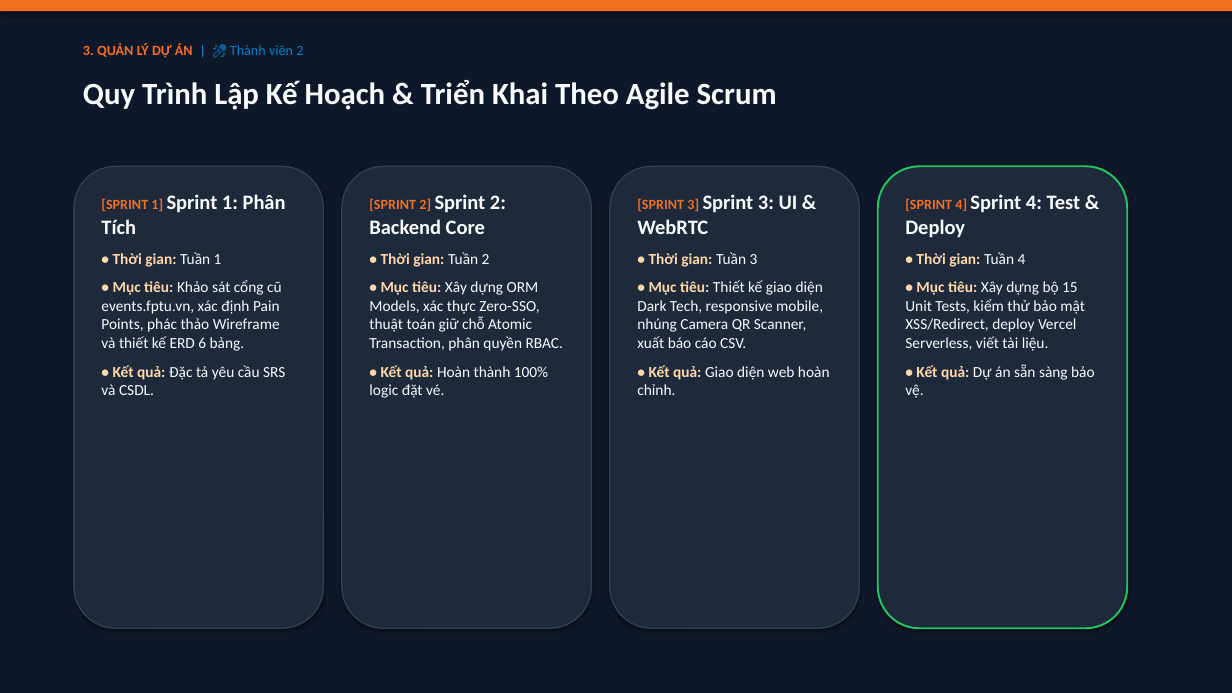
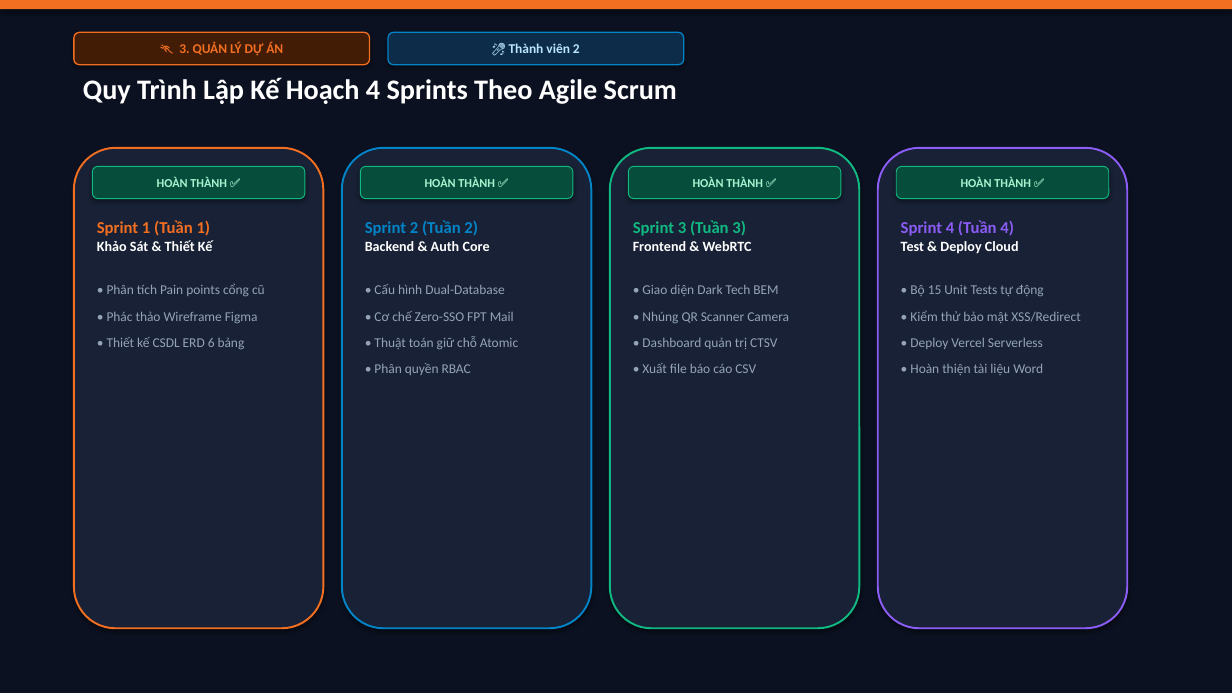
Before and after one commit to CongDung0506/FPTU-EventHub, a slide deck: slide 10 of SLIDE_THUYET_TRINH_FPTU_EVENTHUB.pptx. Drawn at 1232x693 pixels with LibreOffice and Linux fonts; fonts in the diff are those of the drawing. Boxes give left, top, right and bottom in pixels: in the first picture for what was removed or moved away, otherwise in the second. Text is boxed around its words. In the diff, an @@ line names an element or a change of style, - is before the commit and + after.

Commit message:
feat(slides): redesign presentation deck to Canva aesthetic with 26 high-impact slides, visual metric cards, embedded event photos, and battle boards

```diff
--- a/SLIDE_THUYET_TRINH_FPTU_EVENTHUB.pptx
+++ b/SLIDE_THUYET_TRINH_FPTU_EVENTHUB.pptx
@@ rectangle at box(0, 0, 1232, 693): fill #0F172A to #0B1120 @@
@@ rounded rectangle "🏃 3. QUẢN LÝ DỰ ...": place and size @@
-rounded rectangle "🏃 3. QUẢN LÝ DỰ ..." at box(83, 43, 303, 58)
+rounded rectangle "🏃 3. QUẢN LÝ DỰ ..." at box(74, 32, 370, 65)
@@ rounded rectangle "🏃 3. QUẢN LÝ DỰ ..." at box(74, 32, 370, 65): vertical alignment top to middle; fill none to #431C06; outline none to #F26F21 1 pt; shadow on @@
@@ text in rounded rectangle at box(179, 42, 283, 56): text changed; size 11 to 10.5 pt @@
-3. QUẢN LÝ DỰ ÁN | 🎤 Thành viên 2
+🏃 3. QUẢN LÝ DỰ ÁN
@@ rounded rectangle added at box(388, 32, 684, 65), fill #0C2C4A, outline #0284C7 1 pt, 10.5 pt, text #BAE6FD, bold @@
+🎤 Thành viên 2
@@ text at box(83, 77, 677, 104): text changed; size 24 to 22 pt; text colour #F8FAFC to #FFFFFF @@
-Quy Trình Lập Kế Hoạch & Triển Khai Theo Agile Scrum
+Quy Trình Lập Kế Hoạch 4 Sprints Theo Agile Scrum
@@ rounded rectangle: place and size @@
-rounded rectangle at box(74, 166, 323, 628)
+rounded rectangle at box(74, 148, 323, 628)
@@ rounded rectangle at box(74, 148, 323, 628): fill #1E293B to #182135; outline #334155 1 pt to #F26F21 1.5 pt @@
@@ rounded rectangle: place and size @@
-rounded rectangle at box(610, 166, 860, 628)
+rounded rectangle at box(342, 148, 592, 628)
@@ rounded rectangle at box(342, 148, 592, 628): fill #1E293B to #182135; outline #334155 1 pt to #0284C7 1.5 pt @@
@@ rounded rectangle added at box(610, 148, 860, 628), fill #182135, outline #10B981 1.5 pt @@
@@ rounded rectangle: place and size @@
-rounded rectangle at box(878, 166, 1128, 628)
+rounded rectangle at box(878, 148, 1128, 628)
@@ rounded rectangle at box(878, 148, 1128, 628): fill #1E293B to #182135; outline #22C55E 1.5 pt to #8B5CF6 1.5 pt @@
@@ rounded rectangle added at box(92, 166, 305, 199), fill #064E3B, outline #10B981 0.75 pt, 9.5 pt, text #A7F3D0, bold @@
+HOÀN THÀNH ✅
@@ rounded rectangle removed at box(342, 166, 592, 628) @@
@@ rounded rectangle added at box(360, 166, 573, 199), fill #064E3B, outline #10B981 0.75 pt, 9.5 pt, text #A7F3D0, bold @@
+HOÀN THÀNH ✅
@@ rounded rectangle added at box(628, 166, 841, 199), fill #064E3B, outline #10B981 0.75 pt, 9.5 pt, text #A7F3D0, bold @@
+HOÀN THÀNH ✅
@@ rounded rectangle added at box(897, 166, 1109, 199), fill #064E3B, outline #10B981 0.75 pt, 9.5 pt, text #A7F3D0, bold @@
+HOÀN THÀNH ✅
@@ text at box(97, 220, 265, 349): text changed; size 12 to 10.5 pt; text colour #F8FAFC to #94A3B8 @@
-[SPRINT 1] Sprint 1: Phân Tích
-• Thời gian: Tuần 1
-• Mục tiêu: Khảo sát cổng cũ events.fptu.vn, xác định Pain Points, phác thảo Wireframe và thiết kế ERD 6 bảng.
-• Kết quả: Đặc tả yêu cầu SRS và CSDL.
+Sprint 1 (Tuần 1)
+Khảo Sát & Thiết Kế
+• Phân tích Pain points cổng cũ
+• Phác thảo Wireframe Figma
+• Thiết kế CSDL ERD 6 bảng
@@ text at box(365, 220, 518, 375): text changed; size 12 to 10.5 pt; text colour #F8FAFC to #94A3B8 @@
-[SPRINT 2] Sprint 2: Backend Core
-• Thời gian: Tuần 2
-• Mục tiêu: Xây dựng ORM Models, xác thực Zero-SSO, thuật toán giữ chỗ Atomic Transaction, phân quyền RBAC.
-• Kết quả: Hoàn thành 100% logic đặt vé.
+Sprint 2 (Tuần 2)
+Backend & Auth Core
+• Cấu hình Dual-Database
+• Cơ chế Zero-SSO FPT Mail
+• Thuật toán giữ chỗ Atomic
+• Phân quyền RBAC
@@ text at box(633, 220, 789, 373): text changed; size 12 to 10.5 pt; text colour #F8FAFC to #94A3B8 @@
-[SPRINT 3] Sprint 3: UI & WebRTC
-• Thời gian: Tuần 3
-• Mục tiêu: Thiết kế giao diện Dark Tech, responsive mobile, nhúng Camera QR Scanner, xuất báo cáo CSV.
-• Kết quả: Giao diện web hoàn chỉnh.
+Sprint 3 (Tuần 3)
+Frontend & WebRTC
+• Giao diện Dark Tech BEM
+• Nhúng QR Scanner Camera
+• Dashboard quản trị CTSV
+• Xuất file báo cáo CSV
@@ text at box(901, 220, 1080, 375): text changed; size 12 to 10.5 pt; text colour #F8FAFC to #94A3B8 @@
-[SPRINT 4] Sprint 4: Test & Deploy
-• Thời gian: Tuần 4
-• Mục tiêu: Xây dựng bộ 15 Unit Tests, kiểm thử bảo mật XSS/Redirect, deploy Vercel Serverless, viết tài liệu.
-• Kết quả: Dự án sẵn sàng bảo vệ.
+Sprint 4 (Tuần 4)
+Test & Deploy Cloud
+• Bộ 15 Unit Tests tự động
+• Kiểm thử bảo mật XSS/Redirect
+• Deploy Vercel Serverless
+• Hoàn thiện tài liệu Word
```
Also in this commit, not shown: 23 other slides changed, 2 slides added, 2 slides removed, 2 other files.
